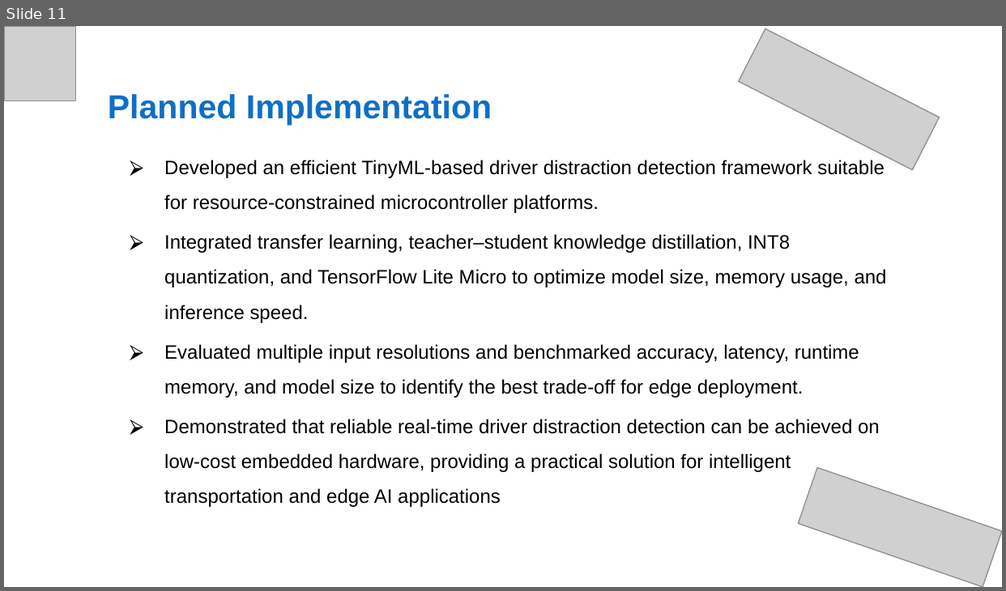
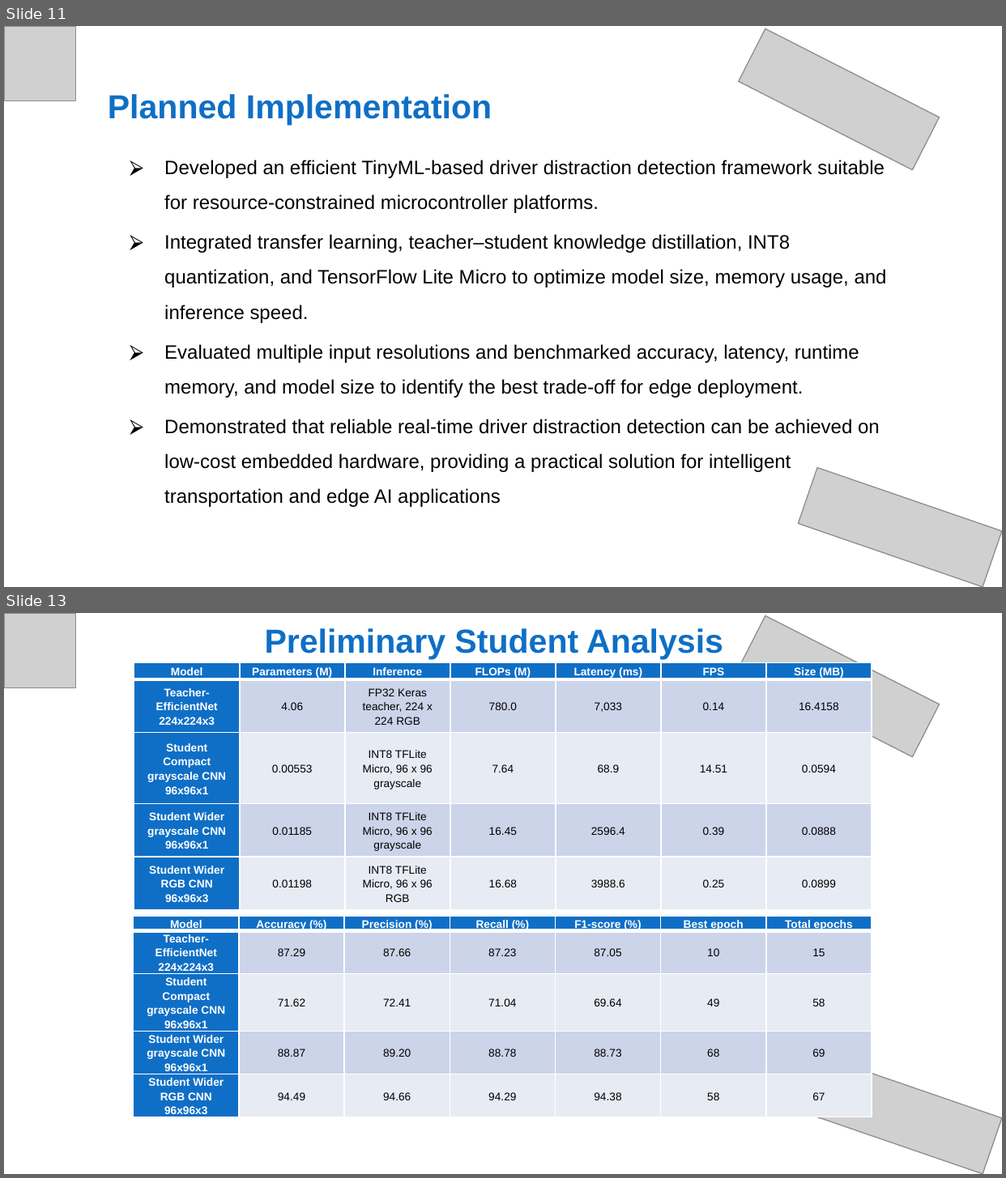
Before and after one commit to JayaRaj-M/Distracted_Driver_Detection_paper, a slide deck: docs/finalYearProjRepppt.pptx. Shown one above the other, each under a label of ours: slide 11 before the commit, slides 11 and 13 after it; the slides between them are not shown. The pictures are 1006x591 and 1006x1178 pixels, drawn with LibreOffice and Linux fonts; fonts in the diff are those of the drawing; grey boxes stand for pictures; background and template pictures are left out. Boxes give left, top, right and bottom in pixels: in the first picture for what was removed or moved away, otherwise in the second. Text is boxed around its words. In the diff, an @@ line names an element or a change of style, - is before the commit and + after.

```diff
--- a/docs/finalYearProjRepppt.pptx
+++ b/docs/finalYearProjRepppt.pptx
@@ slide 13 added at (x1=4, y1=613, x2=1002, y2=1174), background picture (left out) @@
@@ picture added at (x1=4, y1=613, x2=76, y2=688) @@
@@ title added at (x1=265, y1=628, x2=723, y2=659), 24 pt, text #0F6FC6, bold @@
+Preliminary Student Analysis
@@ picture added at (x1=738, y1=616, x2=940, y2=757) @@
@@ table added at (x1=134, y1=663, x2=874, y2=910), 5 rows, 7 columns @@
+Model | Parameters (M) | Inference | FLOPs (M) | Latency (ms) | FPS | Size (MB)
+Teacher-EfficientNet 224x224x3 | 4.06 | FP32 Keras teacher, 224 x 224 RGB | 780.0 | 7,033 | 0.14 | 16.4158
+Student Compact grayscale CNN 96x96x1 | 0.00553 | INT8 TFLite Micro, 96 x 96 grayscale | 7.64 | 68.9 | 14.51 | 0.0594
+Student Wider grayscale CNN 96x96x1 | 0.01185 | INT8 TFLite Micro, 96 x 96 grayscale | 16.45 | 2596.4 | 0.39 | 0.0888
+Student Wider RGB CNN 96x96x3 | 0.01198 | INT8 TFLite Micro, 96 x 96 RGB | 16.68 | 3988.6 | 0.25 | 0.0899
@@ table added at (x1=134, y1=917, x2=874, y2=1124), 5 rows, 7 columns @@
+Model | Accuracy (%) | Precision (%) | Recall (%) | F1-score (%) | Best epoch | Total epochs
+Teacher-EfficientNet 224x224x3 | 87.29 | 87.66 | 87.23 | 87.05 | 10 | 15
+Student Compact grayscale CNN 96x96x1 | 71.62 | 72.41 | 71.04 | 69.64 | 49 | 58
+Student Wider grayscale CNN 96x96x1 | 88.87 | 89.20 | 88.78 | 88.73 | 68 | 69
+Student Wider RGB CNN 96x96x3 | 94.49 | 94.66 | 94.29 | 94.38 | 58 | 67
@@ picture added at (x1=798, y1=1055, x2=1002, y2=1174) @@
```
Also in this commit, not shown: 4 other slides added, 54 other files.
